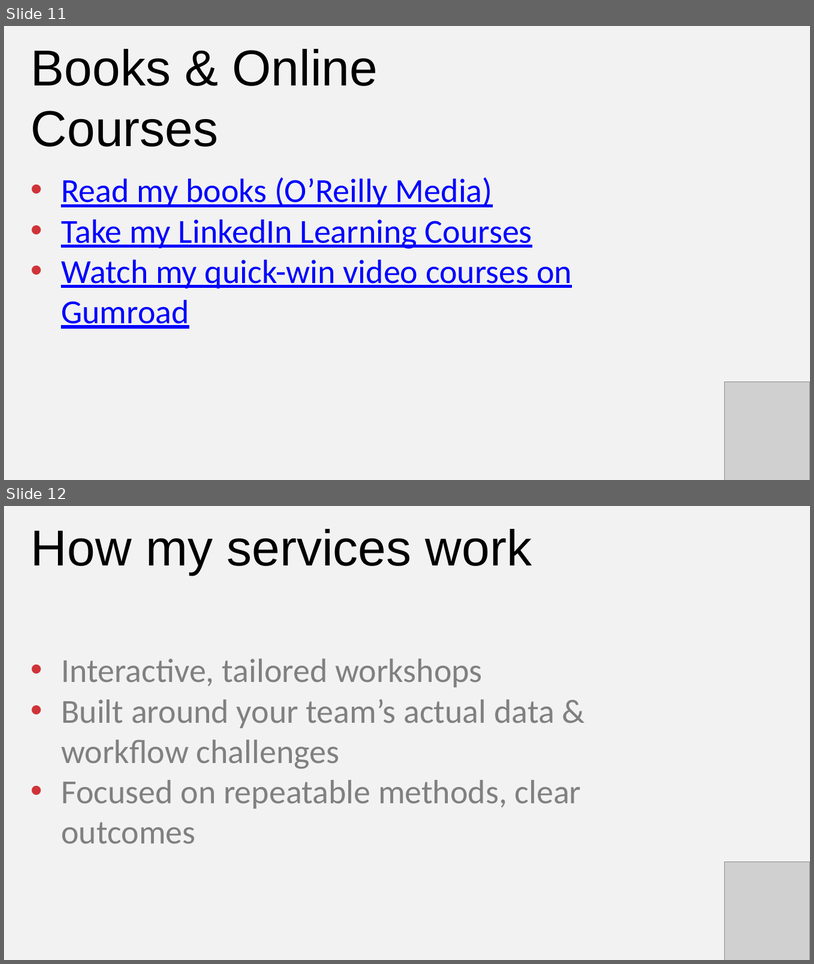
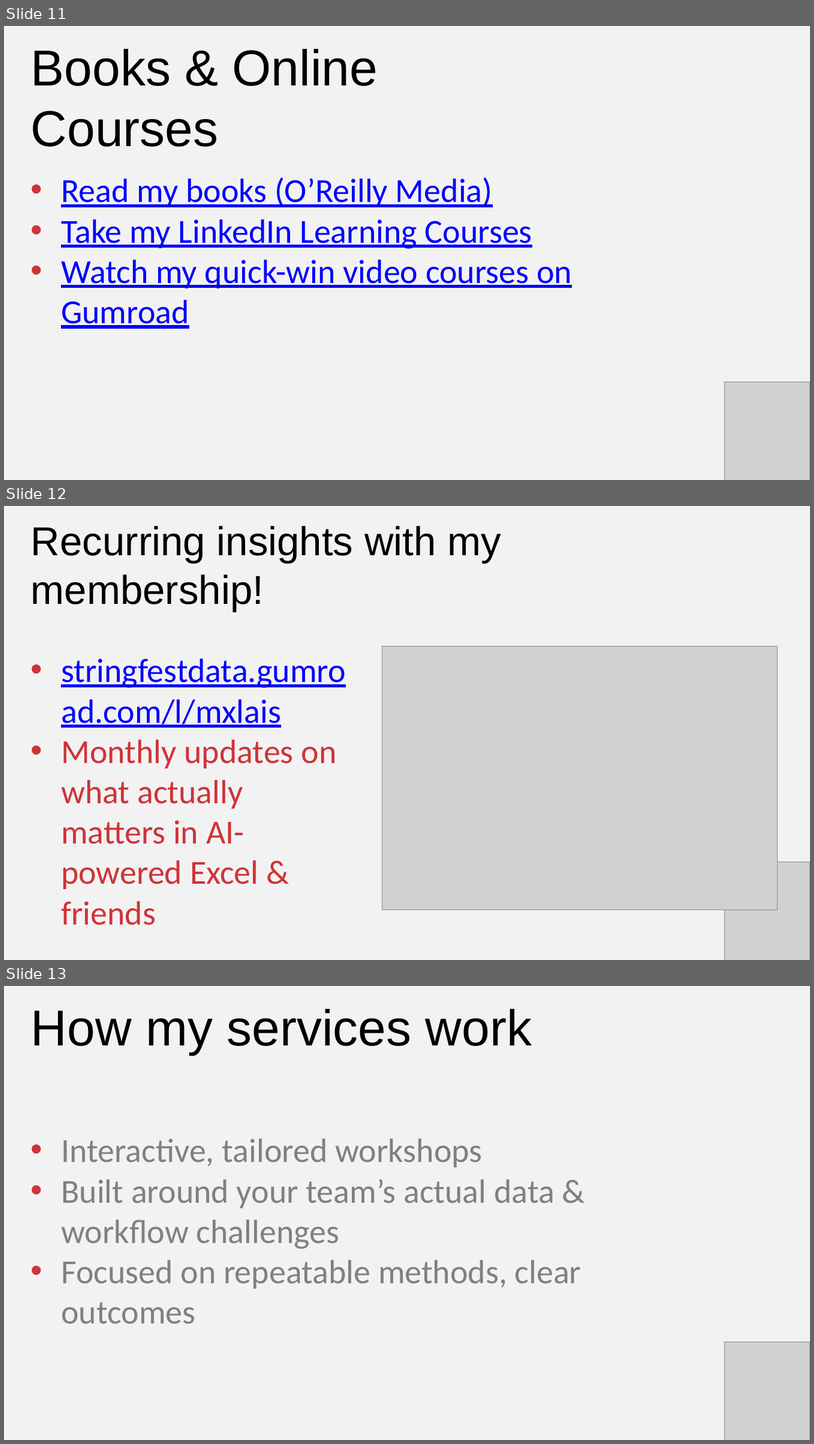
Before and after one commit to stringfestdata/modern-excel-demo-day, a slide deck: modern-excel-demo-day.pptx. Shown one above the other, each under a label of ours: slides 11 and 12 before the commit, slides 11, 12 and 13 after it. The pictures are 814x964 and 814x1444 pixels, drawn with LibreOffice and Linux fonts; fonts in the diff are those of the drawing; grey boxes stand for pictures. Boxes give left, top, right and bottom in pixels: in the first picture for what was removed or moved away, otherwise in the second. Text is boxed around its words. In the diff, an @@ line names an element or a change of style, - is before the commit and + after.

```diff
--- a/modern-excel-demo-day.pptx
+++ b/modern-excel-demo-day.pptx
@@ slide 12 added at [4, 506, 810, 960], background #F2F2F2 @@
@@ text added at [31, 526, 501, 612], 72 pt, text #000000 @@
+Recurring insights with my membership!
@@ picture added at [382, 646, 777, 910] @@
@@ text added at [61, 658, 346, 925], 60 pt, text #CF3338 @@
+• stringfestdata.gumroad.com/l/mxlais
+• Monthly updates on what actually matters in AI-powered Excel & friends
@@ picture added at [725, 861, 810, 960] @@
@@ what was slide 12 is now slide 13 @@
```
